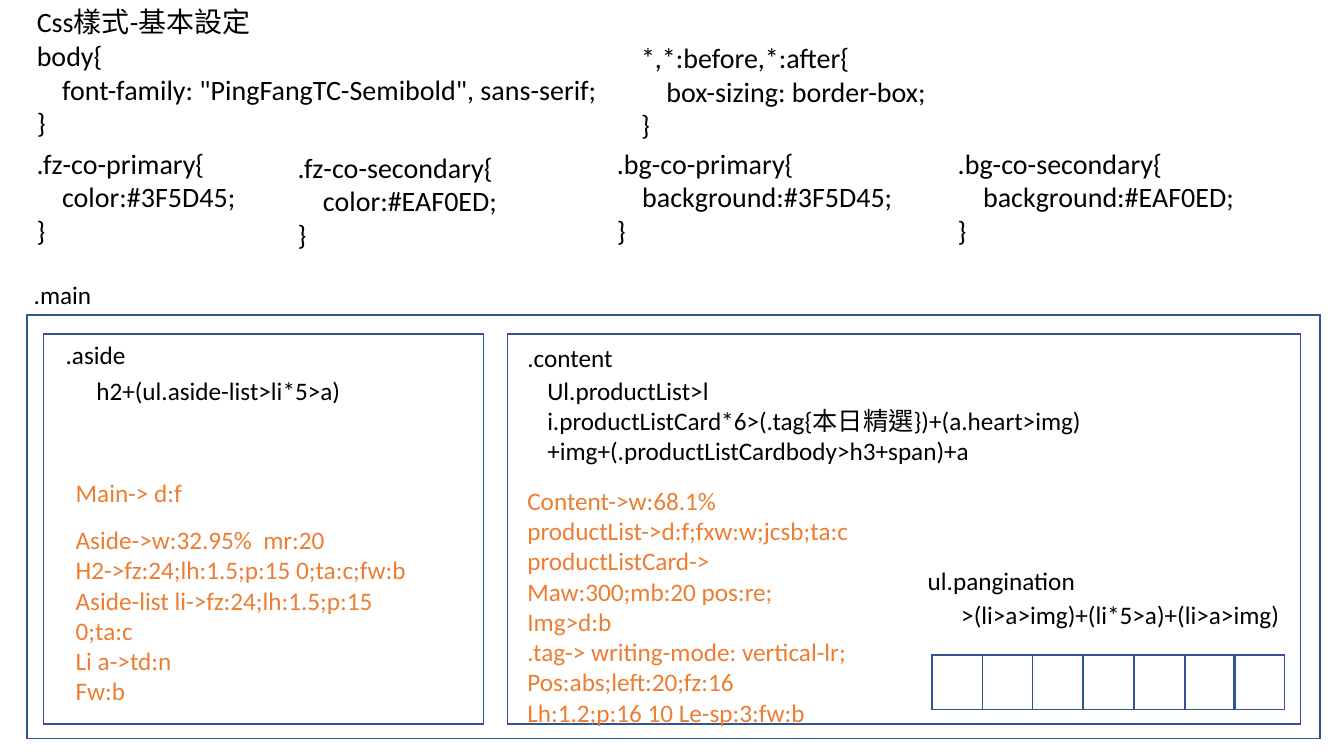
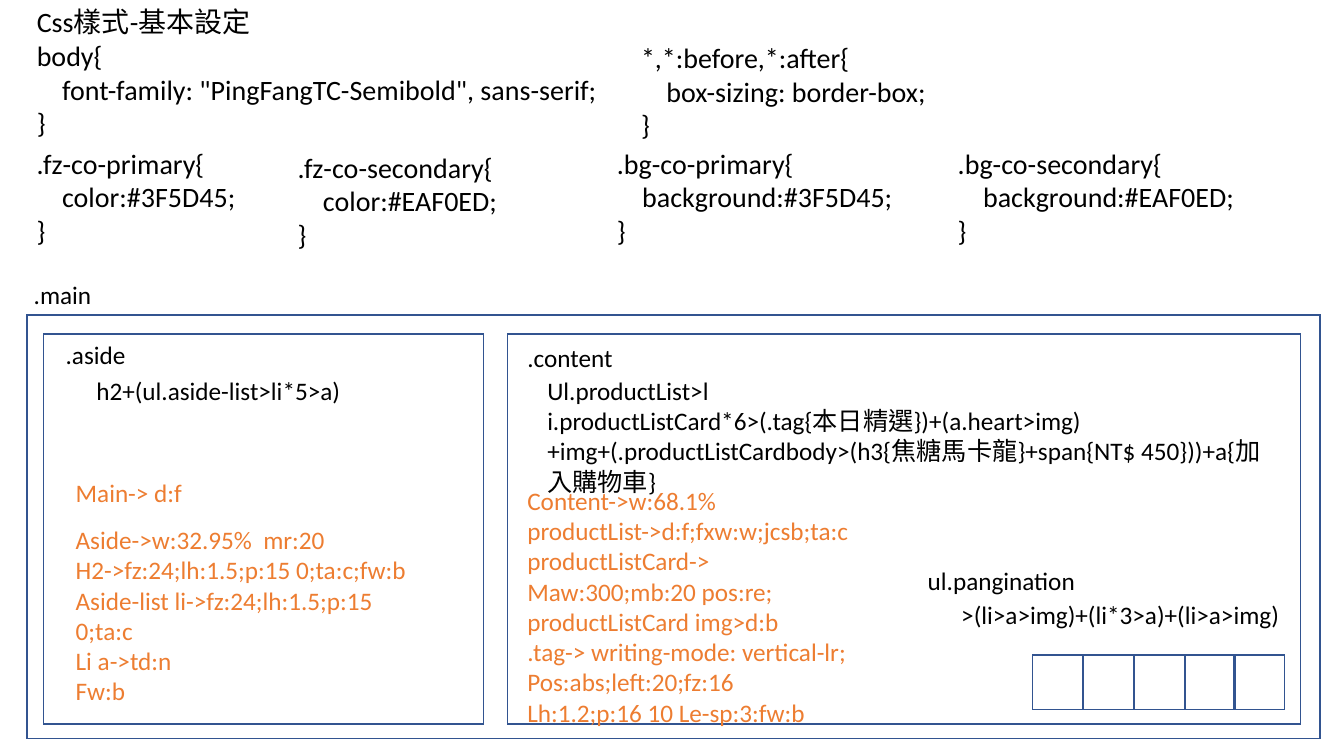
Before and after one commit to GinaTung/2022REV-homework, a slide deck: slide 3 of 公益體驗營/公益程式體驗營(作業架構圖2).pptx. Drawn at 1344x756 pixels with LibreOffice and Linux fonts; fonts in the diff are those of the drawing. Boxes give left, top, right and bottom in pixels: in the first picture for what was removed or moved away, otherwise in the second. Text is boxed around its words. In the diff, an @@ line names an element or a change of style, - is before the commit and + after.

```diff
--- a/公益體驗營/公益程式體驗營(作業架構圖2).pptx
+++ b/公益體驗營/公益程式體驗營(作業架構圖2).pptx
@@ text at (547,440,1260,497): text changed @@
-+img+(.productListCardbody>h3+span)+a
++img+(.productListCardbody>(h3{焦糖馬卡龍}+span{NT$ 450}))+a{加入購物車}
@@ text at (527,613,778,636): text changed @@
-Img>d:b
+productListCard img>d:b
@@ text at (961,605,1279,629): text changed @@
->(li>a>img)+(li*5>a)+(li>a>img)
+>(li>a>img)+(li*3>a)+(li>a>img)
@@ rectangle removed at (933,655,983,710) @@
@@ rectangle removed at (983,655,1033,710) @@
```
Also in this commit, not shown: 2 other slides changed, 2 other files.
